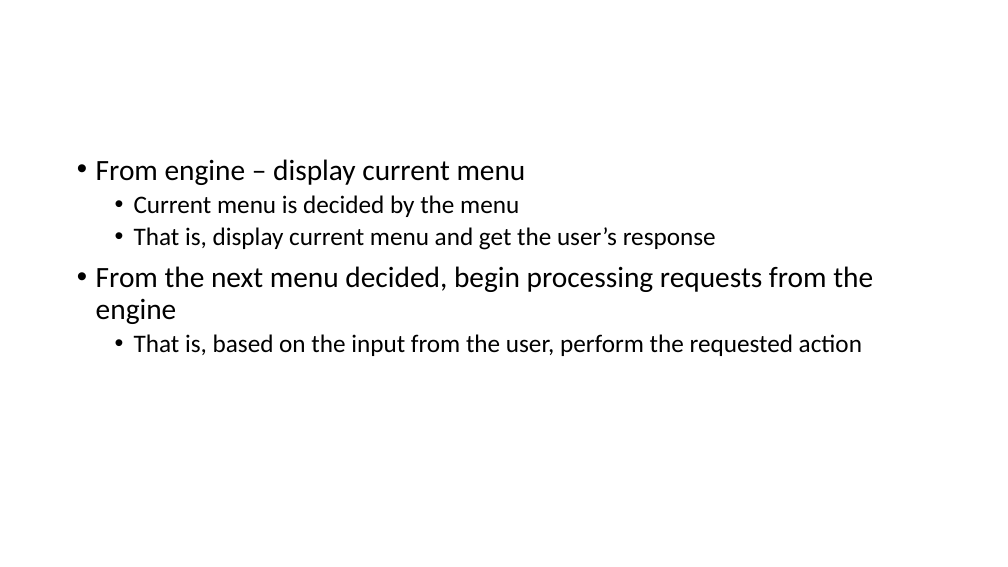
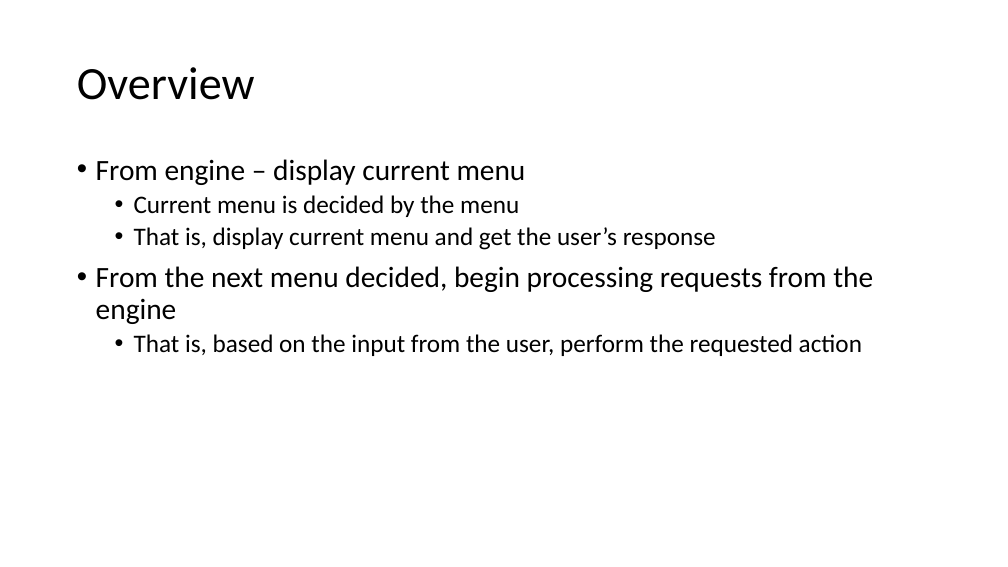
Before and after one commit to andrewrodavis/Finance_Program, a slide deck: slide 11 of Outline.pptx (slide 9 before the commit). Drawn at 1008x567 pixels with LibreOffice and Linux fonts; fonts in the diff are those of the drawing. Boxes give left, top, right and bottom in pixels: in the first picture for what was removed or moved away, otherwise in the second. Text is boxed around its words. In the diff, an @@ line names an element or a change of style, - is before the commit and + after.

```diff
--- a/Outline.pptx
+++ b/Outline.pptx
@@ title added at (77,67,255,100), 44 pt, text #000000 @@
+Overview
```
Also in this commit, not shown: 1 other slide changed, 5 slides added, 11 other files.
